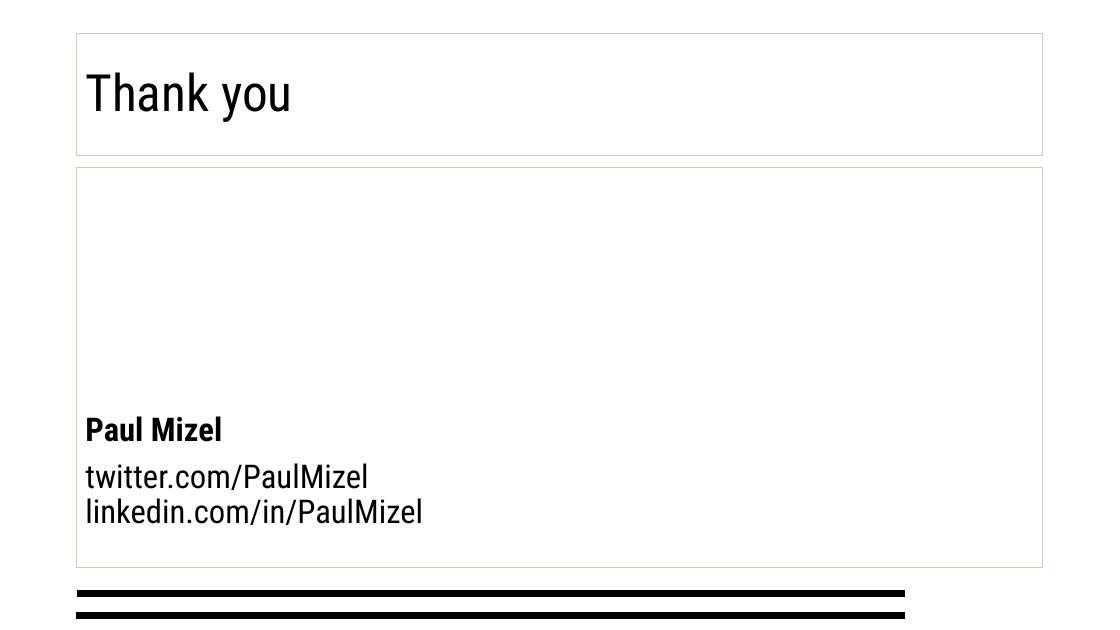
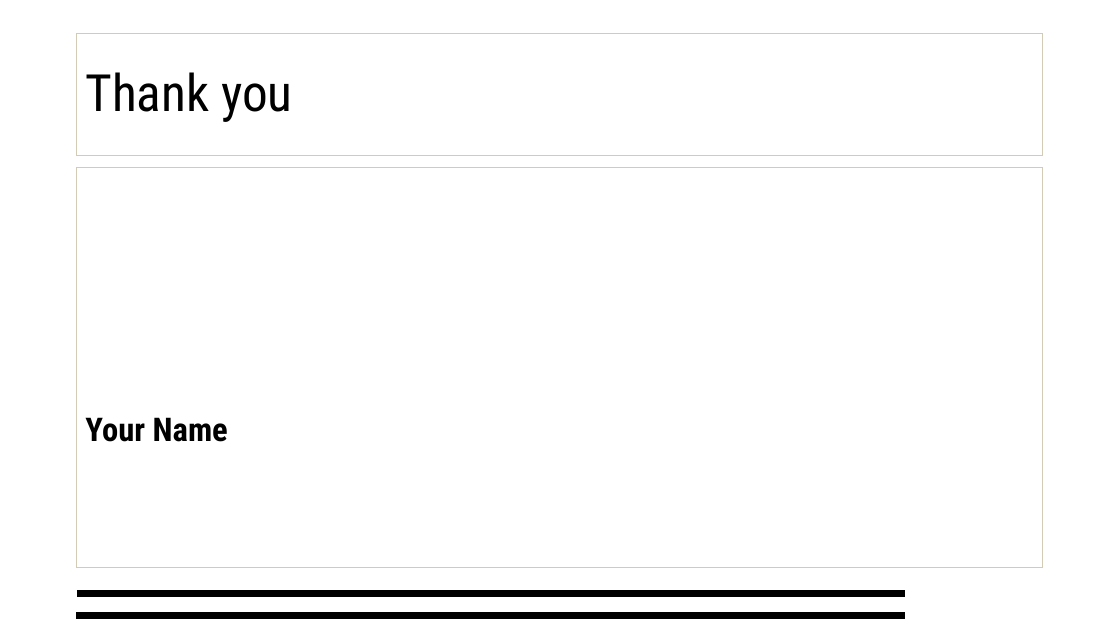
Before and after one commit to DoDotNET/www.do-dotnet.de, a slide deck: slide 4 of docs/download/do-dotnet template.potx (slide 14 before the commit). Drawn at 1120x630 pixels with LibreOffice and Linux fonts; fonts in the diff are those of the drawing; background and template pictures are left out. Boxes give left, top, right and bottom in pixels: in the first picture for what was removed or moved away, otherwise in the second. Text is boxed around its words. In the diff, an @@ line names an element or a change of style, - is before the commit and + after.

Commit message:
add keynote

```diff
--- a/docs/download/do-dotnet template.potx
+++ b/docs/download/do-dotnet template.potx
@@ text at bbox=[85, 417, 228, 442]: text changed; bold on @@
-Paul Mizel
-twitter.com/PaulMizel
-linkedin.com/in/PaulMizel
+Your Name
```
Also in this commit, not shown: 2 slides added, 13 slides removed, 9 other files.
